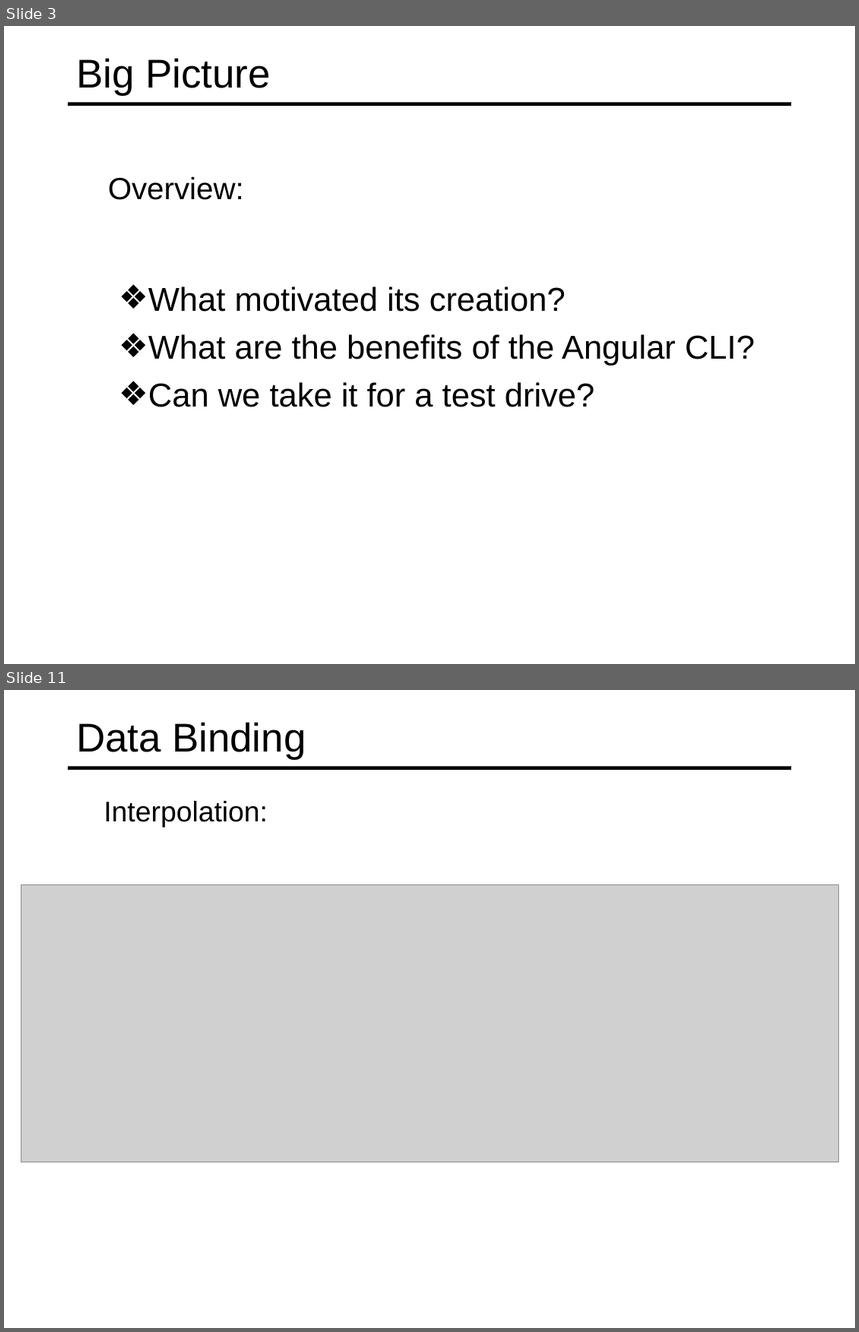
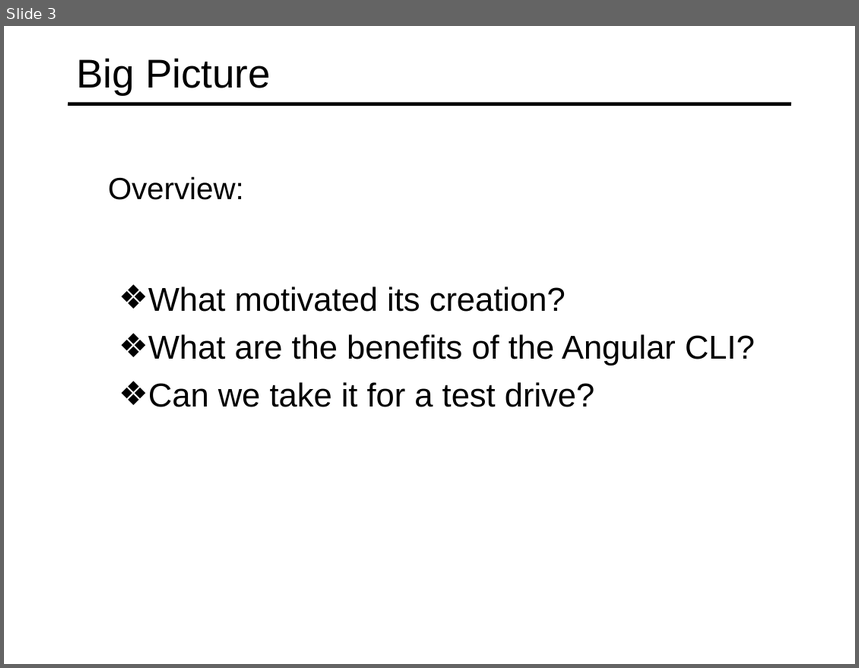
Before and after one commit to specter01wj/Jago_Link_Training, a slide deck: Angular/Angular7/Angular CLI/1.Overview/L1_Overview.ppt. Shown one above the other, each under a label of ours: slides 3 and 11 before the commit, slide 3 after it; the slides between them are not shown. The pictures are 859x1332 and 859x668 pixels, drawn with LibreOffice and Linux fonts; fonts in the diff are those of the drawing; grey boxes stand for pictures. Boxes give left, top, right and bottom in pixels: in the first picture for what was removed or moved away, otherwise in the second. Text is boxed around its words. In the diff, an @@ line names an element or a change of style, - is before the commit and + after.

```diff
--- a/Angular/Angular7/Angular CLI/1.Overview/L1_Overview.ppt
+++ b/Angular/Angular7/Angular CLI/1.Overview/L1_Overview.ppt
@@ slide 11 removed at box(4, 690, 855, 1328), background #FFFFFF; not listed: 1 template element that a slide beside it also shows @@
@@ title removed at box(76, 722, 306, 760) @@
-Data Binding
@@ text removed at box(104, 801, 268, 828) @@
-  Interpolation:
@@ picture removed at box(21, 885, 839, 1163) @@
```
Also in this commit, not shown: 6 slides added, 18 other slides removed.
